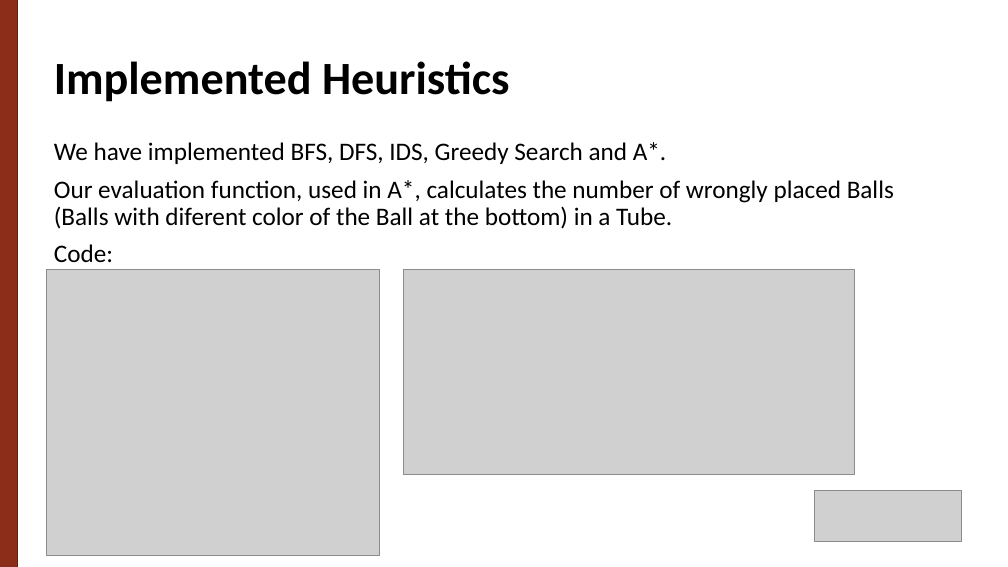
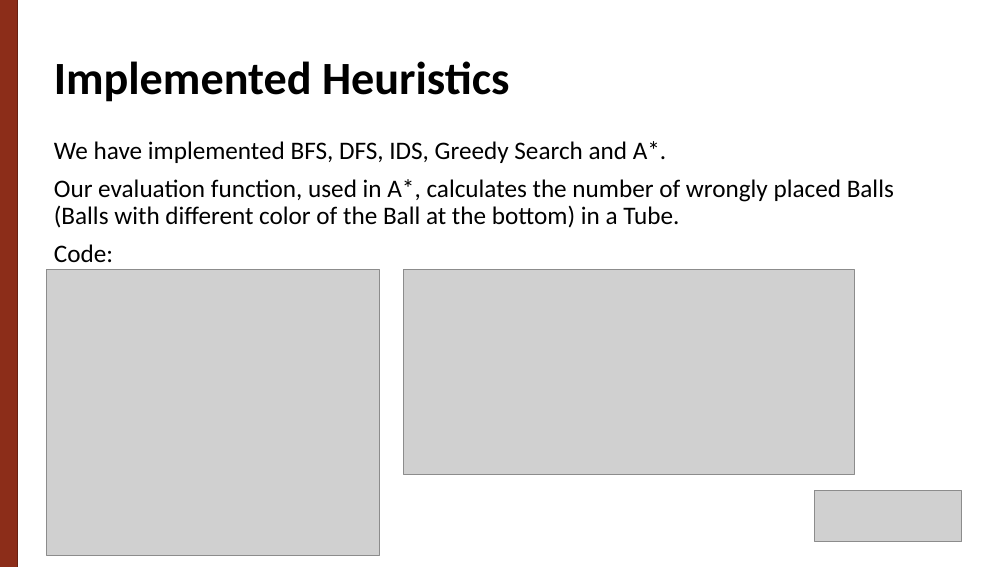
Before and after one commit to g-batalhao-a/IART, a slide deck: slide 4 of Project1/docs/Ball Sort Puzzle.pptx. Drawn at 1008x567 pixels with LibreOffice and Linux fonts; fonts in the diff are those of the drawing; grey boxes stand for pictures. Boxes give left, top, right and bottom in pixels: in the first picture for what was removed or moved away, otherwise in the second. Text is boxed around its words. In the diff, an @@ line names an element or a change of style, - is before the commit and + after.

```diff
--- a/Project1/docs/Ball Sort Puzzle.pptx
+++ b/Project1/docs/Ball Sort Puzzle.pptx
@@ text at box(54, 179, 894, 228): text changed @@
-Our evaluation function, used in A*, calculates the number of wrongly placed Balls (Balls with diferent color of the Ball at the bottom) in a Tube.
+Our evaluation function, used in A*, calculates the number of wrongly placed Balls (Balls with different color of the Ball at the bottom) in a Tube.
```
Also in this commit, not shown: 5 other slides changed, 4 other files.
